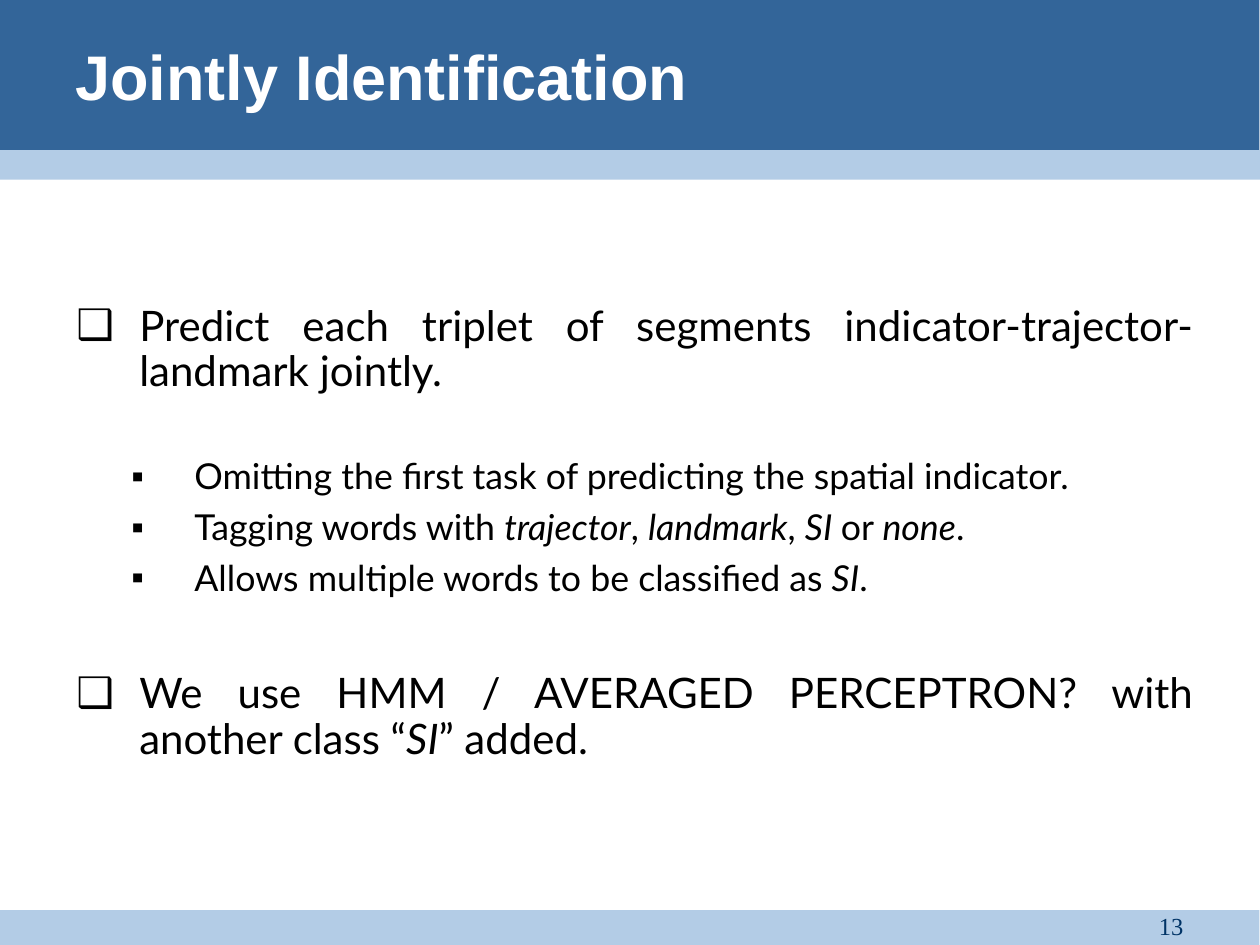
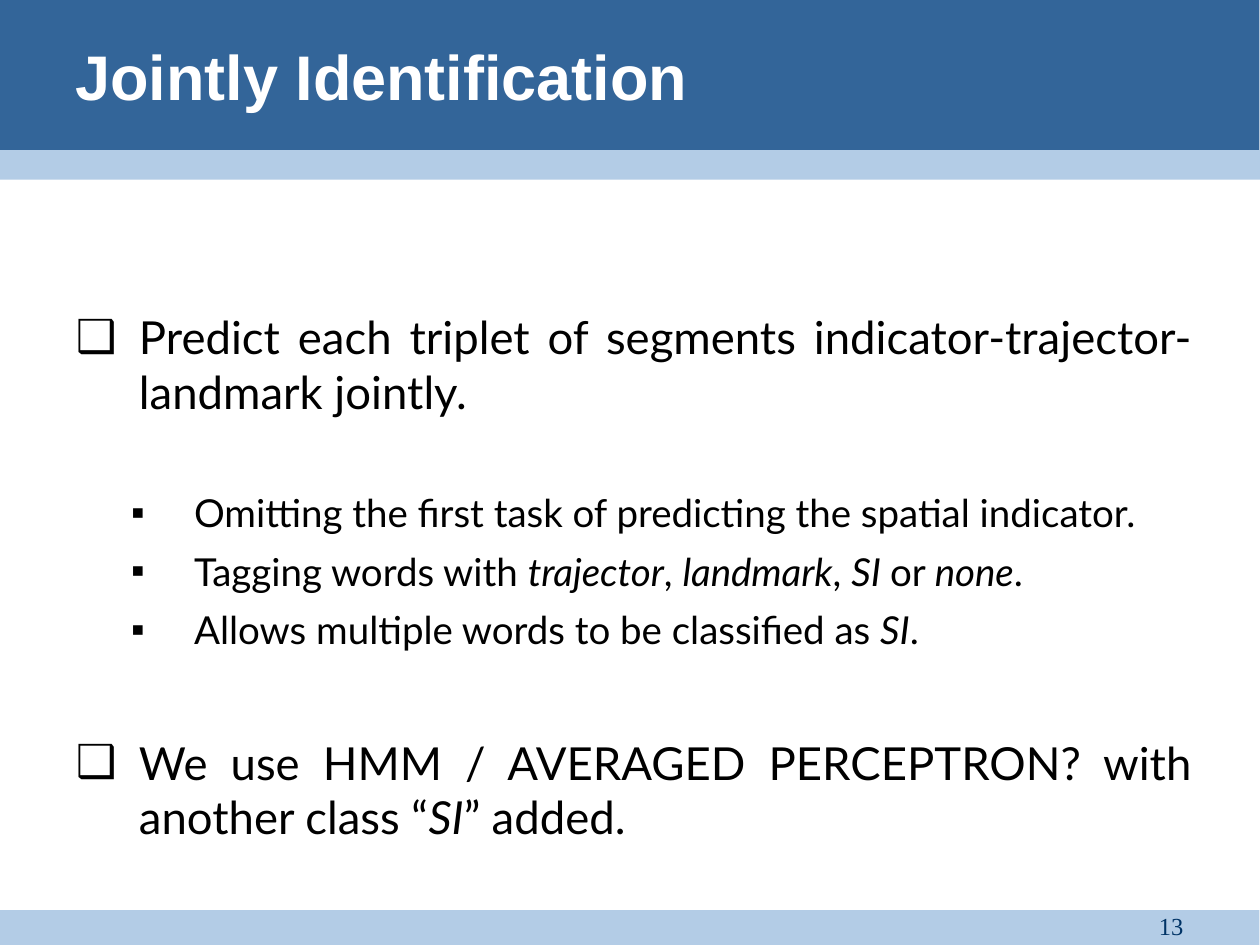
Before and after one commit to satvikg/pln-pmt-pract, a slide deck: slide 13 of SpatialRoleLabeling/doc/Group presentation.ppt. Drawn at 1260x945 pixels with LibreOffice and Linux fonts; fonts in the diff are those of the drawing. Boxes give left, top, right and bottom in pixels: in the first picture for what was removed or moved away, otherwise in the second. Text is boxed around its words. In the diff, an @@ line names an element or a change of style, - is before the commit and + after.

```diff
--- a/SpatialRoleLabeling/doc/Group presentation.ppt
+++ b/SpatialRoleLabeling/doc/Group presentation.ppt
@@ text "Predict each triplet of segments ..." at bbox=[139, 320, 1192, 835]: size 24.1 to 26 pt in "Predict each triplet of segments indicator-trajector-landmar ...", "We use HMM / AVERAGED PERCEPTRON? with ..."; size 20.4 to 22 pt in "Omitting the first task of predicting the ...", "Tagging words with trajector, landmark, SI or ...", "Allows multiple words to be classified as ..."; line spacing 0.9 to 1 @@
```
Also in this commit, not shown: 15 other slides changed.
